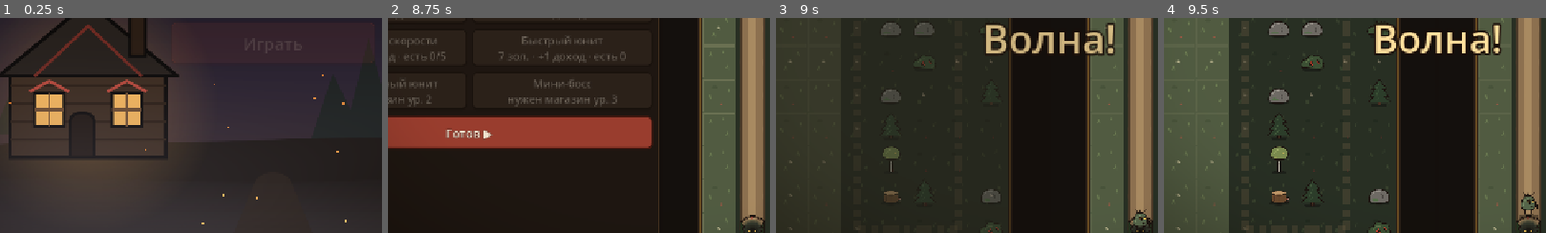
Above: before the commit, frames 1-4 (left to right).
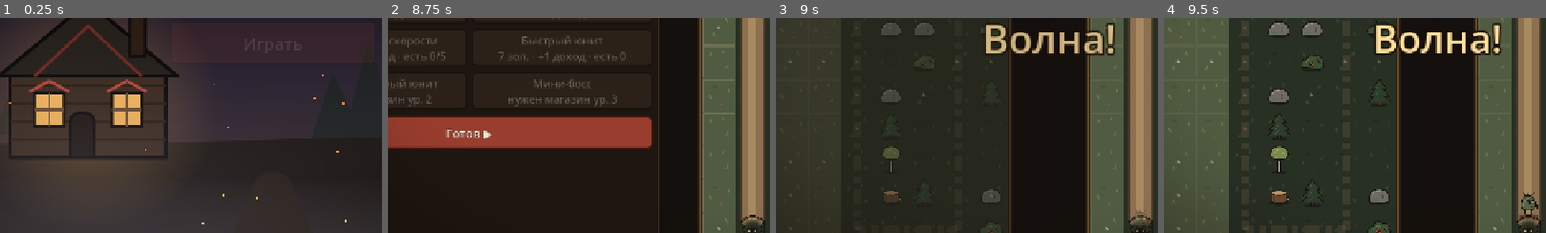
Above: after the commit, the same moments.

Repository: mewin1/godot-game
Game: Godot game, scene res://scenes/main_menu.tscn
The game is run twice, just before and just after one commit, with the same random seed, the same clock (stepped at 60 frames per second) and the same inputs.
Inputs (mouse positions are % of the whole screen's width and height, from its top left):
- Up to frame 1 (0.25 s): no input
- Up to frame 2 (8.75 s): click "Играть" at 0.5 s; click "II" at 1.25 s; click "▶" at 2 s; click "×1" at 2.75 s; click "×2" at 3.5 s; click (97, 4) at 4.27 s; click "Башни" at 5 s; click "Армия" at 5.75 s; click "+1 юнит 6 зол. · +1 доход · е…" at 6.5 s; click "+1 юнит 9 зол. · +1 доход · е…" at 7.25 s; click "Юниты +20% HP 5 зол. · +1 дох…" at 8 s
- Up to frame 3 (9 s): click "Готов ▶" at 8.75 s
- Up to frame 4 (9.5 s): no input
The pictures show only the part of the screen within x 14-64%, y 45-95%; the shares and areas given below are measured in that part.

Frames 1-2 are identical in both runs. In frame 3, 0.2% of the frame differs, in the area x 93-98%, y 88-97%; in frame 4, nothing differs.

Commit message:
Мобы проявляются из ворот, башни 3-го уровня светятся

Diff:
--- a/src/view/battle_layer.gd
+++ b/src/view/battle_layer.gd
@@ -16,6 +16,8 @@
 const HP_GOOD_COLOR: Color = Color(0.56, 0.74, 0.4)
 const HP_LOW_COLOR: Color = Color(0.85, 0.36, 0.25)
 const BREACH_TEXT_COLOR: Color = Color(1.0, 0.45, 0.35)
+## Моб проявляется из ворот на первых долях клетки пути (в тысячных).
+const FADE_IN_MILLI: float = 400.0
 const HP_TEXT_COLOR: Color = Color(0.94, 0.89, 0.81)
 const SHOT_SOUNDS: Array[StringName] = [&"shot_fire", &"shot_ice", &"shot_mech"]
 
@@ -139,9 +141,9 @@
 		draw_arc(Vector2.ZERO, sprite_size * 0.42, 0.0, TAU, 24, _style.slow_tint, 3.0, true)
 	var flip: float = -1.0 if _facing_left.get(mob.id, false) else 1.0
 	draw_set_transform(feet - Vector2(0, bob), tilt, Vector2(flip, 1.0))
-	var tint: Color = Color.WHITE
+	var tint: Color = Color(1, 1, 1, clampf(mob.progress / FADE_IN_MILLI, 0.0, 1.0))
 	if _field.is_enraged:
-		tint = _style.enrage_tint
+		tint = Color(_style.enrage_tint, tint.a)
 	if mob.slow_percent > 0:
 		tint = tint * _style.slow_tint
 	draw_texture_rect(visual.texture, Rect2(Vector2(-sprite_size * 0.5, -sprite_size),
--- a/src/view/tower_painter.gd
+++ b/src/view/tower_painter.gd
@@ -10,6 +10,9 @@
 ## Картинка чуть выше центра фигуры: башня «стоит» на плитах.
 const ICON_LIFT: float = 0.12
 const STAR_SIZE: float = 0.3
+## Тёплое свечение под картинкой башни максимального уровня.
+const GLOW_COLOR: Color = Color(1.0, 0.8, 0.4, 0.22)
+const GLOW_LEVEL: int = 3
 const NEIGHBORS: Array[Vector2i] = [Vector2i.UP, Vector2i.RIGHT, Vector2i.DOWN, Vector2i.LEFT]
 
 
@@ -20,6 +23,9 @@
 	var cells: Array[Vector2i] = TowerState.rotated_shape(data.shape, turns)
 	draw_plates(canvas, cells, top_left, cell_size, visual, level)
 	var center: Vector2 = top_left + Vector2(TowerState.center_of(cells)) / MILLI * cell_size
+	if level >= GLOW_LEVEL:
+		canvas.draw_circle(center, cell_size * 0.55, GLOW_COLOR)
+		canvas.draw_circle(center, cell_size * 0.38, GLOW_COLOR)
 	draw_icon(canvas, visual, center, cell_size, pulse)
 	draw_stars(canvas, level, center + Vector2(0, cell_size * 0.36), cell_size)
 
